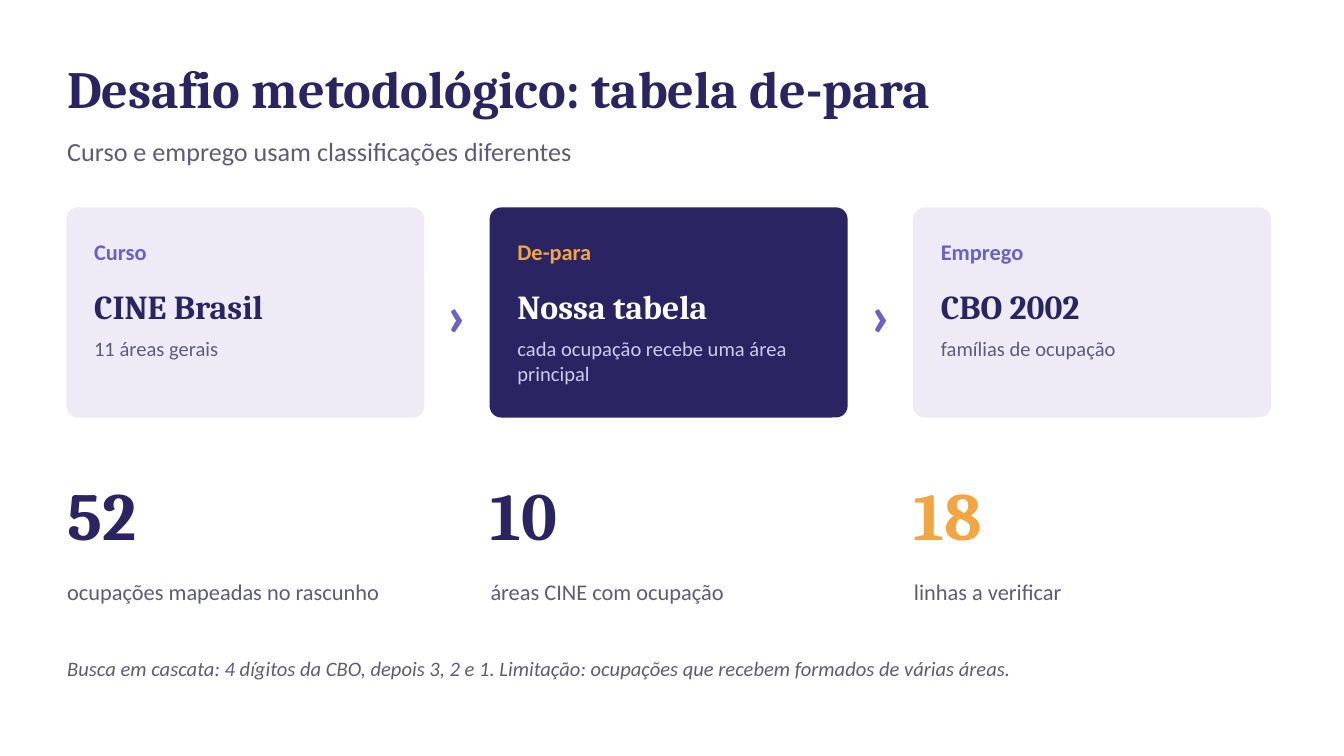
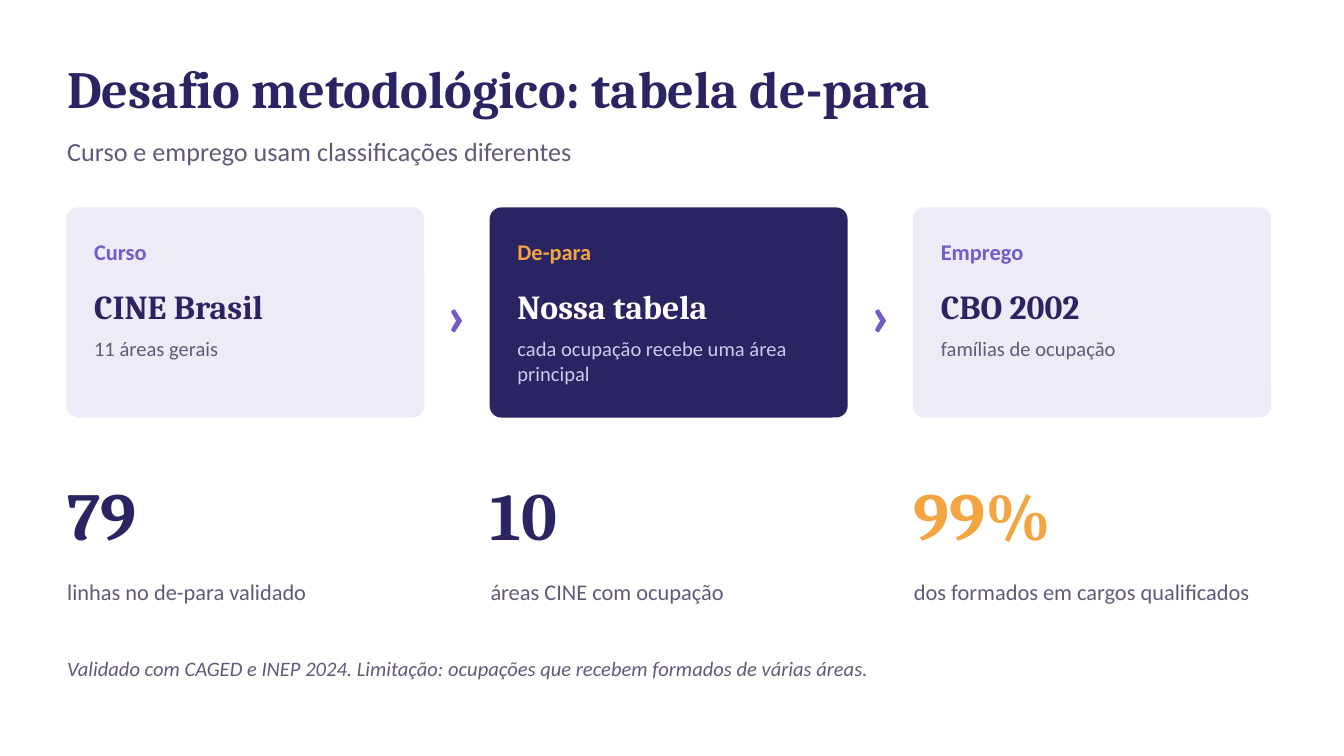
Before and after one commit to guilherme-ndo/projetointegrador-ii, a slide deck: slide 6 of docs/apresentacao_pi2.pptx. Drawn at 1344x756 pixels with LibreOffice and Linux fonts; fonts in the diff are those of the drawing. Boxes give left, top, right and bottom in pixels: in the first picture for what was removed or moved away, otherwise in the second. Text is boxed around its words. In the diff, an @@ line names an element or a change of style, - is before the commit and + after.

```diff
--- a/docs/apresentacao_pi2.pptx
+++ b/docs/apresentacao_pi2.pptx
@@ text at (x1=67, y1=494, x2=136, y2=541): text changed @@
-52
+79
@@ text at (x1=914, y1=494, x2=1051, y2=542): text changed @@
-18
+99%
@@ text at (x1=67, y1=584, x2=306, y2=604): text changed @@
-ocupações mapeadas no rascunho
+linhas no de-para validado
@@ text at (x1=914, y1=584, x2=1250, y2=604): text changed @@
-linhas a verificar
+dos formados em cargos qualificados
@@ text at (x1=67, y1=661, x2=867, y2=680): text changed @@
-Busca em cascata: 4 dígitos da CBO, depois 3, 2 e 1. Limitação: ocupações que recebem formados de várias áreas.
+Validado com CAGED e INEP 2024. Limitação: ocupações que recebem formados de várias áreas.
```
Also in this commit, not shown: 2 other slides changed, 2 slides added, 6 other files.
